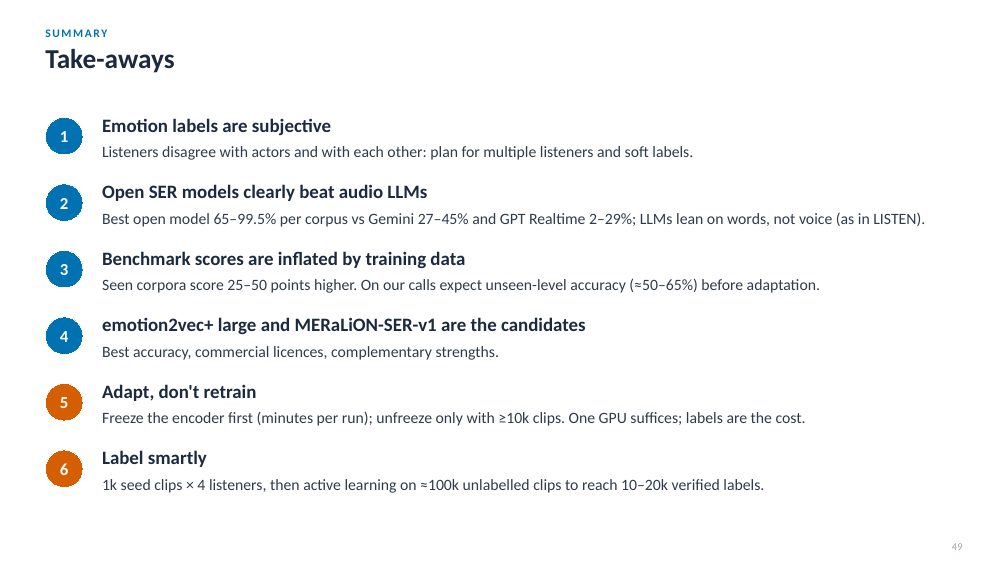
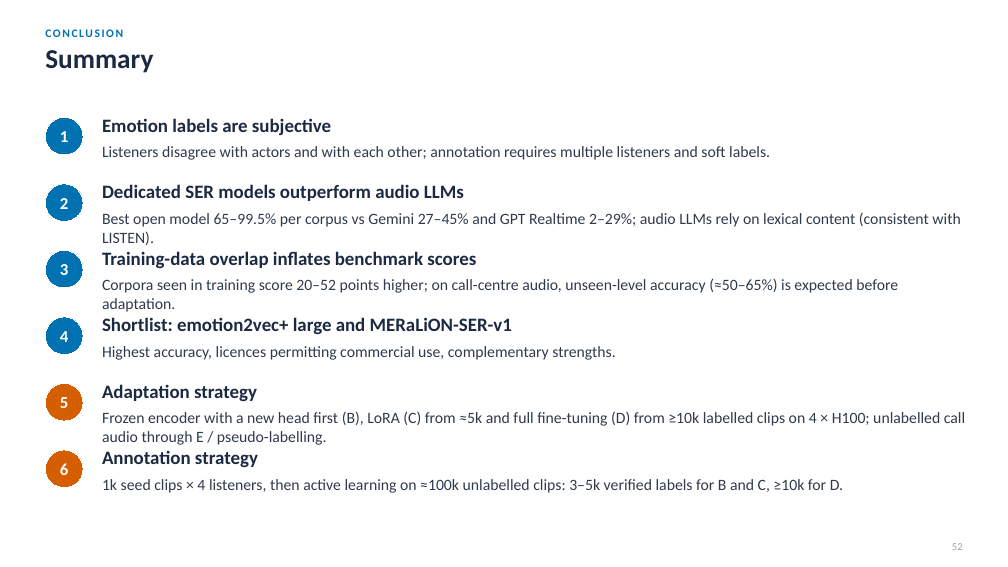
Before and after one commit to Davidlequnchen/emotion_recognition, a slide deck: slide 53 of emotion_recognition/presentation/SER_evaluation.pptx (slide 50 before the commit). Drawn at 1008x567 pixels with LibreOffice and Linux fonts; fonts in the diff are those of the drawing. Boxes give left, top, right and bottom in pixels: in the first picture for what was removed or moved away, otherwise in the second. Text is boxed around its words. In the diff, an @@ line names an element or a change of style, - is before the commit and + after.

```diff
--- a/emotion_recognition/presentation/SER_evaluation.pptx
+++ b/emotion_recognition/presentation/SER_evaluation.pptx
@@ text at [45,29,123,37]: text changed @@
-SUMMARY
+CONCLUSION
@@ text at [45,50,153,73]: text changed @@
-Take-aways
+Summary
@@ text at [102,146,770,160]: text changed @@
-Listeners disagree with actors and with each other: plan for multiple listeners and soft labels.
+Listeners disagree with actors and with each other; annotation requires multiple listeners and soft labels.
@@ text at [102,184,464,201]: text changed @@
-Open SER models clearly beat audio LLMs
+Dedicated SER models outperform audio LLMs
@@ text at [102,213,960,245]: text changed @@
-Best open model 65–99.5% per corpus vs Gemini 27–45% and GPT Realtime 2–29%; LLMs lean on words, not voice (as in LISTEN).
+Best open model 65–99.5% per corpus vs Gemini 27–45% and GPT Realtime 2–29%; audio LLMs rely on lexical content (consistent with LISTEN).
@@ text at [102,251,476,268]: text changed @@
-Benchmark scores are inflated by training data
+Training-data overlap inflates benchmark scores
@@ text at [102,278,898,312]: text changed @@
-Seen corpora score 25–50 points higher. On our calls expect unseen-level accuracy (≈50–65%) before adaptation.
+Corpora seen in training score 20–52 points higher; on call-centre audio, unseen-level accuracy (≈50–65%) is expected before adaptation.
@@ text at [102,317,512,335]: text changed @@
-emotion2vec+ large and MERaLiON-SER-v1 are the candidates
+Shortlist: emotion2vec+ large and MERaLiON-SER-v1
@@ text at [102,346,615,360]: text changed @@
-Best accuracy, commercial licences, complementary strengths.
+Highest accuracy, licences permitting commercial use, complementary strengths.
@@ text at [102,384,257,402]: text changed @@
-Adapt, don't retrain
+Adaptation strategy
@@ text at [102,411,965,445]: text changed @@
-Freeze the encoder first (minutes per run); unfreeze only with ≥10k clips. One GPU suffices; labels are the cost.
+Frozen encoder with a new head first (B), LoRA (C) from ≈5k and full fine-tuning (D) from ≥10k labelled clips on 4 × H100; unlabelled call audio through E / pseudo-labelling.
@@ text at [102,479,843,493]: text changed @@
-1k seed clips × 4 listeners, then active learning on ≈100k unlabelled clips to reach 10–20k verified labels.
+1k seed clips × 4 listeners, then active learning on ≈100k unlabelled clips: 3–5k verified labels for B and C, ≥10k for D.
@@ text at [102,450,258,468]: text changed @@
-Label smartly
+Annotation strategy
@@ text at [952,543,963,550]: text changed @@
-49
+52
```
Also in this commit, not shown: 46 other slides changed, 9 slides added, 5 slides removed, 42 other files.
